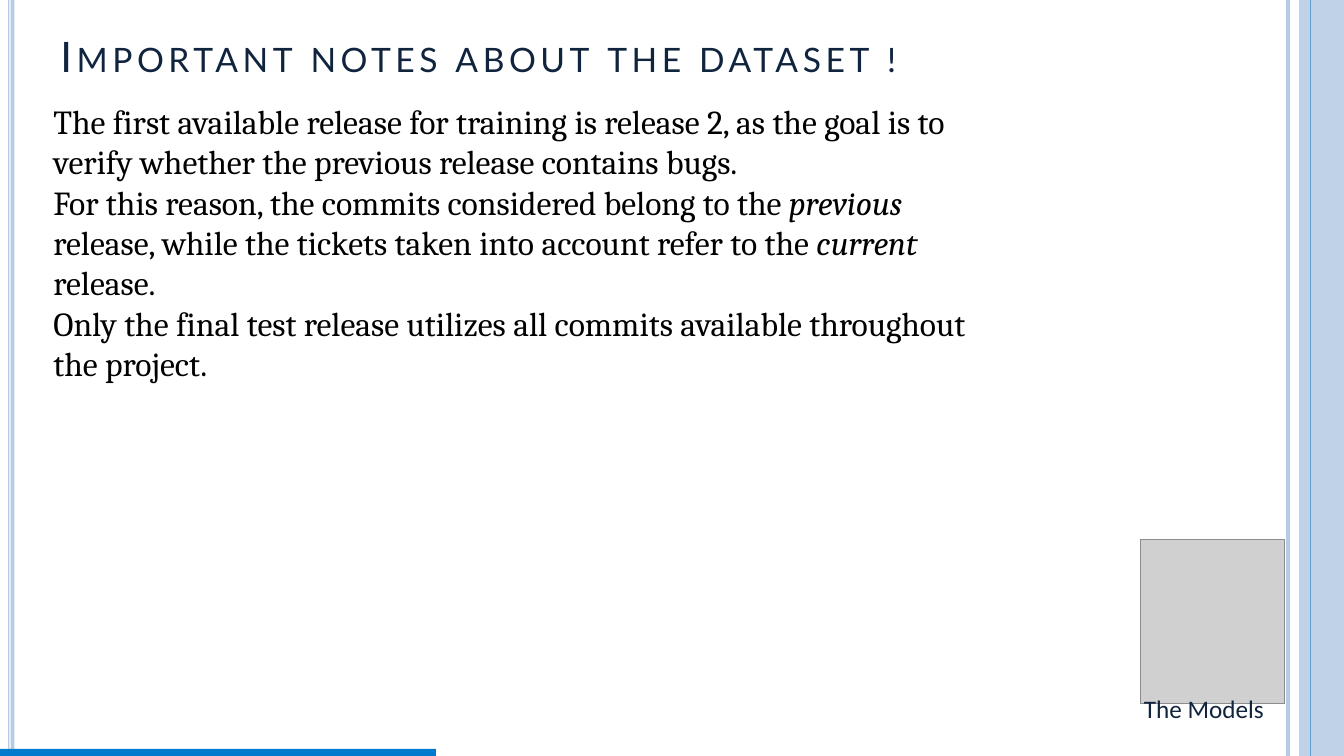
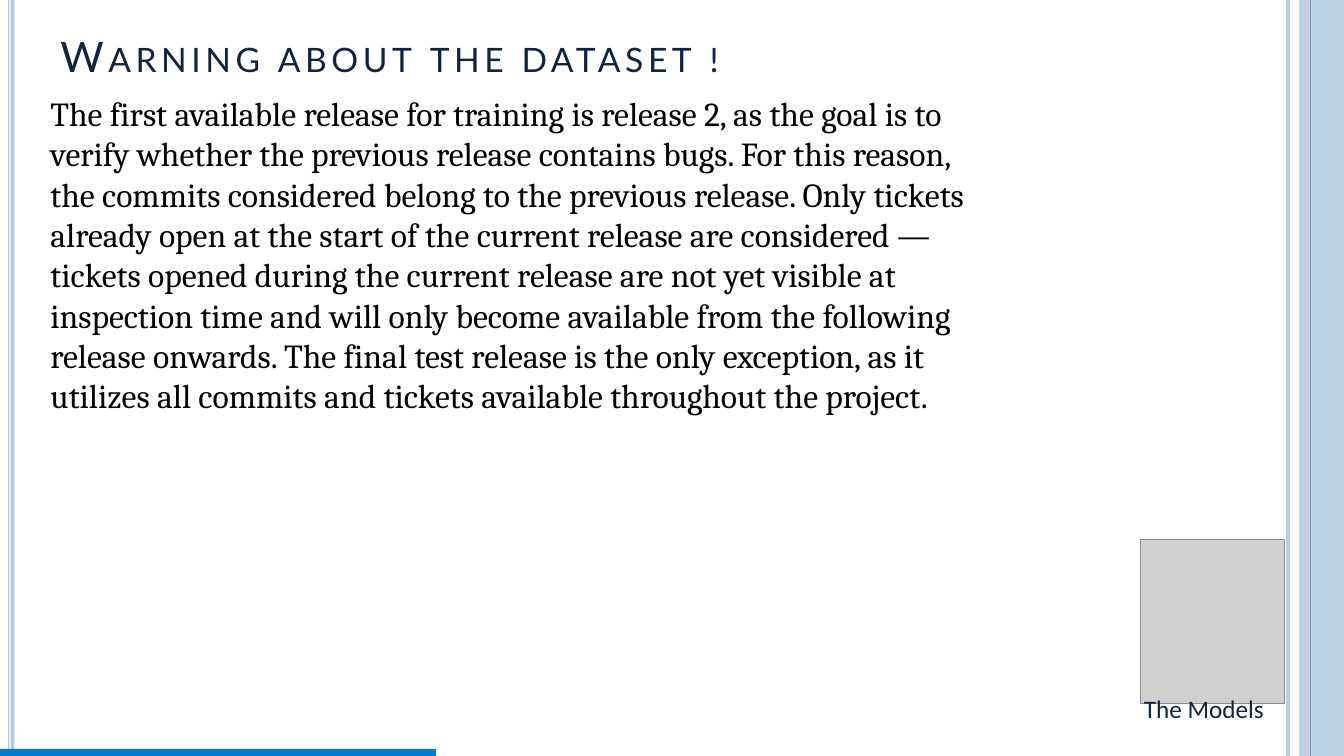
Before and after one commit to FrancescoAstolfiDev/progettoParteFalessi, a slide deck: slide 12 of My_Ispw2_Project_Falessi/report/report_astolfi.pptm. Drawn at 1344x756 pixels with LibreOffice and Linux fonts; fonts in the diff are those of the drawing; grey boxes stand for pictures. Boxes give left, top, right and bottom in pixels: in the first picture for what was removed or moved away, otherwise in the second. Text is boxed around its words. In the diff, an @@ line names an element or a change of style, - is before the commit and + after.

```diff
--- a/My_Ispw2_Project_Falessi/report/report_astolfi.pptm
+++ b/My_Ispw2_Project_Falessi/report/report_astolfi.pptm
@@ text at bbox=[50, 102, 964, 416]: text changed @@
-The first available release for training is release 2, as the goal is to verify whether the previous release contains bugs.
-For this reason, the commits considered belong to the previous release, while the tickets taken into account refer to the current release.
-Only the final test release utilizes all commits available throughout the project.
+The first available release for training is release 2, as the goal is to verify whether the previous release contains bugs. For this reason, the commits considered belong to the previous release. Only tickets already open at the start of the current release are considered — tickets opened during the current release are not yet visible at inspection time and will only become available from the following release onwards. The final test release is the only exception, as it utilizes all commits and tickets available throughout the project.
@@ text at bbox=[53, 352, 97, 377]: text changed @@
-Important notes about the dataset !
+Warning about the dataset !
```
Also in this commit, not shown: 27 other slides changed, 2 slides added, 24 other files.
